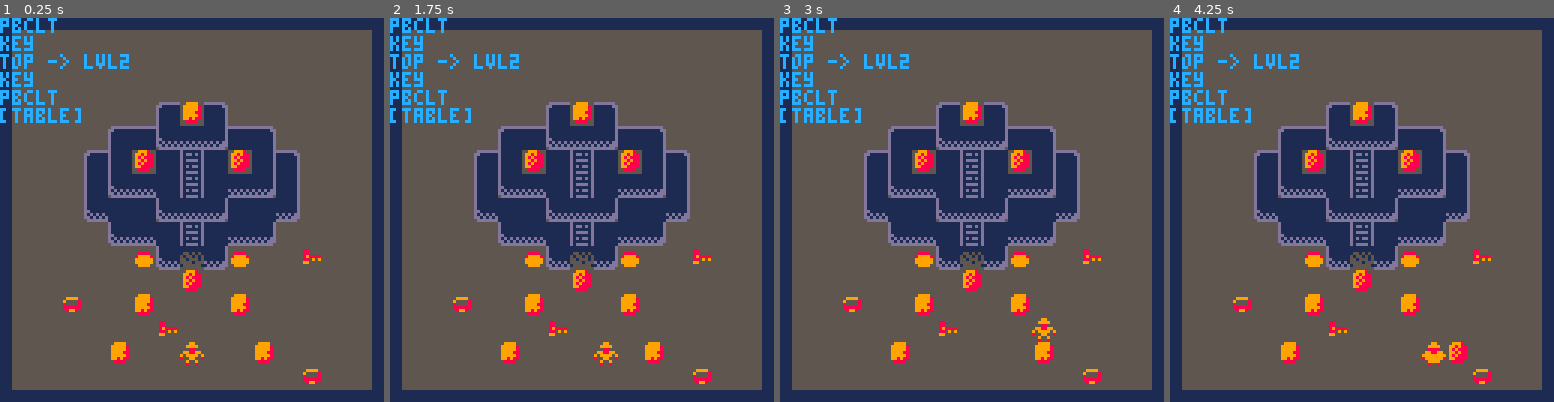
Above: before the commit, frames 1-4 (left to right).
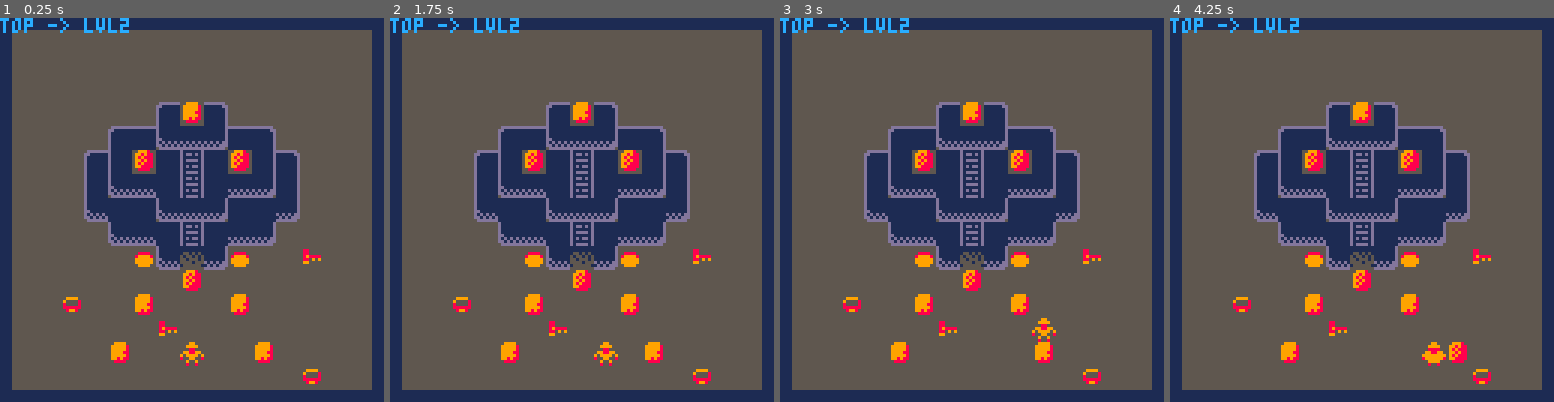
Above: after the commit, the same moments.

Repository: monsieurluge/pico8
Game: PICO-8 cartridge sokoban.p8
The game is run twice, just before and just after one commit, with the same random seed, the same clock (stepped at 60 frames per second) and the same inputs.
Inputs:
- Up to frame 1 (0.25 s): no input
- Up to frame 2 (1.75 s): hold Right from 1.6 s (still down)
- Up to frame 3 (3 s): release Right at 2.1 s; hold Up 2.15-2.42 s; hold Right from 2.47 s (still down)
- Up to frame 4 (4.25 s): release Right at 3.03 s; hold Left 3.08-3.58 s; hold Down 3.63-3.97 s; hold Right from 4.02 s (still down)

The runs differ from the first frame. In frame 1, 1.9% of the frame differs, in the area x 0-34%, y 0-28%; in frame 2, 1.9%; in frame 3, 1.9%; in frame 4, 1.9%.

Commit message:
sokoban: fix the "move on" issue

Diff:
--- a/sokoban.p8
+++ b/sokoban.p8
@@ -38,12 +38,8 @@
           print(obj.door_type.." -> lvl?")
         end
       end
-      if obj.item then
-        print(obj.target.name)
-      end
     end
   )
-  print(tiles[1].new())
 end
 
 -- global functions -----------
@@ -55,8 +51,8 @@
     obj.x=nx
     obj.y=ny
     obj.target:moved_on(
-      obj,
-      level:object_at(nx,ny)
+      level:at(nx,ny),
+      obj
     )
   end
 end
@@ -159,15 +155,6 @@
   end
 end
 
-function level:object_at(x,y)
-  for o in all(self.objects) do
-    if o.x==x and o.y==y then
-      return o
-    end
-  end
-  return nil
-end
-
 -- object:door ----------------
 
 door={bg=true}
@@ -203,7 +190,7 @@
 
 -- object:key -----------------
 
-key={name="key"}
+key={}
 
 function key:draw(orig,x,y)
   spr(6,x,y)
@@ -217,11 +204,7 @@
 
 -- object:player --------------
 
-player={
-  name="plyr",
-  inventory={},
-  pow=1
-}
+player={inventory={},pow=1}
 
 function player:draw(orig,x,y)
   spr(1,x,y)
@@ -256,9 +239,11 @@
   level:move_to(self.orig,0,1,self.pow)
 end
 
-function player:moved_on(orig,obj)
-  if (obj.item) self:take(obj)
-  if (obj.door) obj.target:go(obj)
+function player:moved_on(objs)
+  for obj in all(objs) do
+    if (obj.item) self:take(obj)
+    if (obj.door) obj.target:go(obj)
+  end
 end
 
 function player:new(obj)
@@ -273,7 +258,7 @@
 
 -- object:power bracelet ------
 
-pbracelet={name="pbclt"}
+pbracelet={}
 
 function pbracelet:draw(orig,x,y)
   spr(5,x,y)
@@ -288,7 +273,7 @@
 
 -- object:stone ---------------
 
-stone={name="stone"}
+stone={}
 
 function stone:draw(orig,x,y)
   if orig.on_switch then
@@ -298,15 +283,13 @@
   end
 end
 
-function stone:moved_on(orig,obj)
-  if orig.on_switch then
-    level.switches+=1
-  end
-  if obj.switch then
-    orig.on_switch=true
-    level.switches-=1
-  else
-    orig.on_switch=false
+function stone:moved_on(objs,orig)
+  for obj in all(objs) do
+    if obj.switch then
+      orig.on_switch=true
+    else
+      orig.on_switch=false
+    end
   end
 end
 
